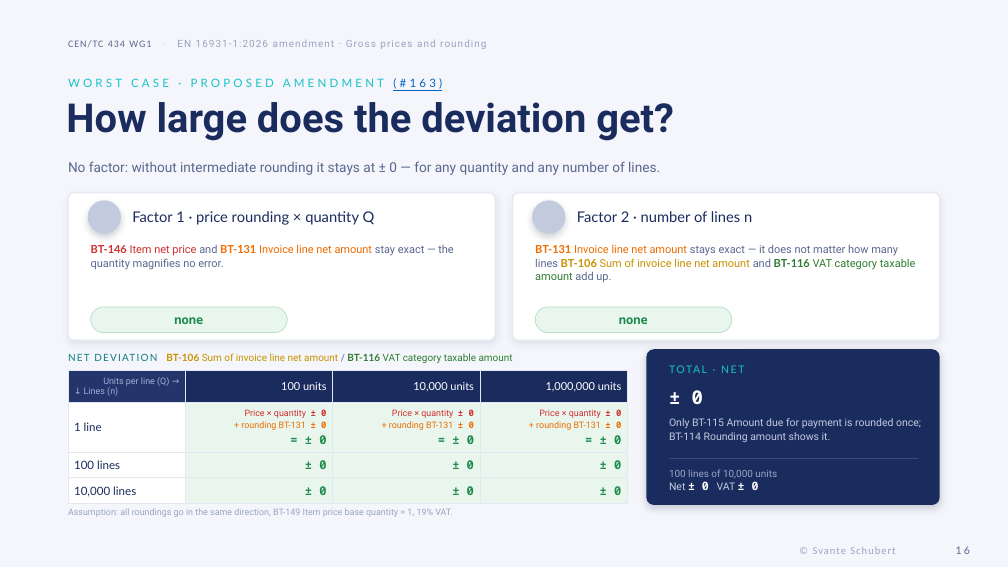
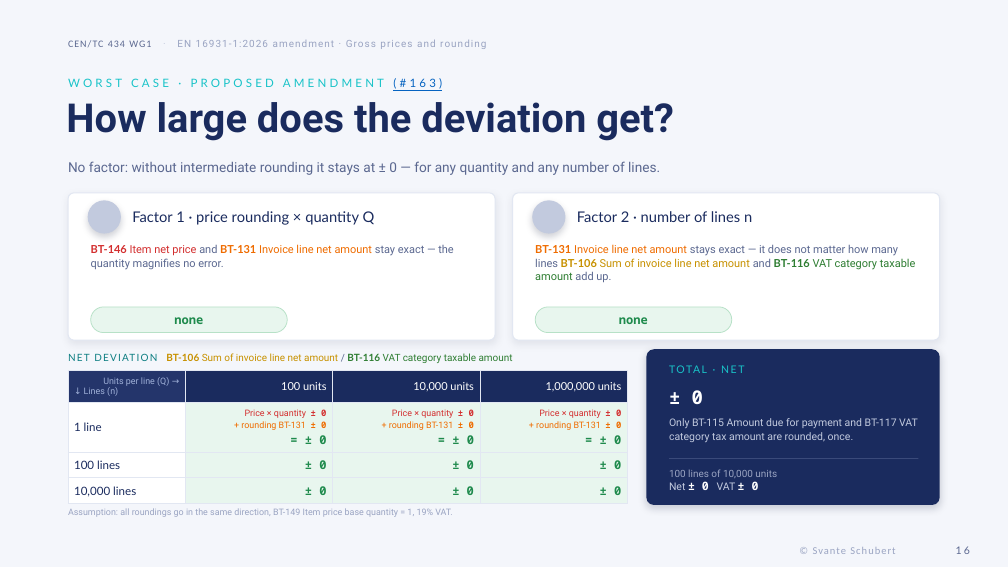
Before and after one commit to svanteschubert/testy, a slide deck: slide 16 of docs/CEN-TC434-WG1_2026_SvanteSchubert_Gross-Prices_EN.pptx. Drawn at 1008x567 pixels with LibreOffice and Linux fonts; fonts in the diff are those of the drawing; background and template pictures are left out. Boxes give left, top, right and bottom in pixels: in the first picture for what was removed or moved away, otherwise in the second. Text is boxed around its words. In the diff, an @@ line names an element or a change of style, - is before the commit and + after.

```diff
--- a/docs/CEN-TC434-WG1_2026_SvanteSchubert_Gross-Prices_EN.pptx
+++ b/docs/CEN-TC434-WG1_2026_SvanteSchubert_Gross-Prices_EN.pptx
@@ text at bbox=[669, 418, 918, 442]: text changed @@
-Only BT-115 Amount due for payment is rounded once; BT-114 Rounding amount shows it.
+Only BT-115 Amount due for payment and BT-117 VAT category tax amount are rounded, once.
```
Also in this commit, not shown: 8 other slides changed, 1 slide added, 1 other file.
